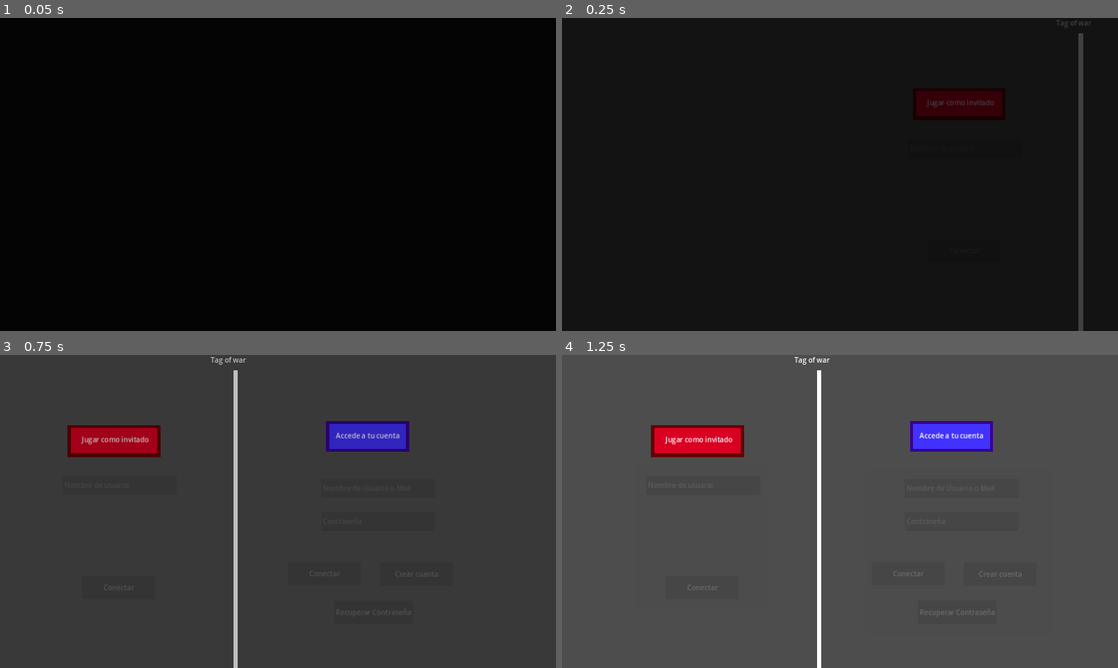
Above: before the commit, frames 1-4 (two rows, left to right).
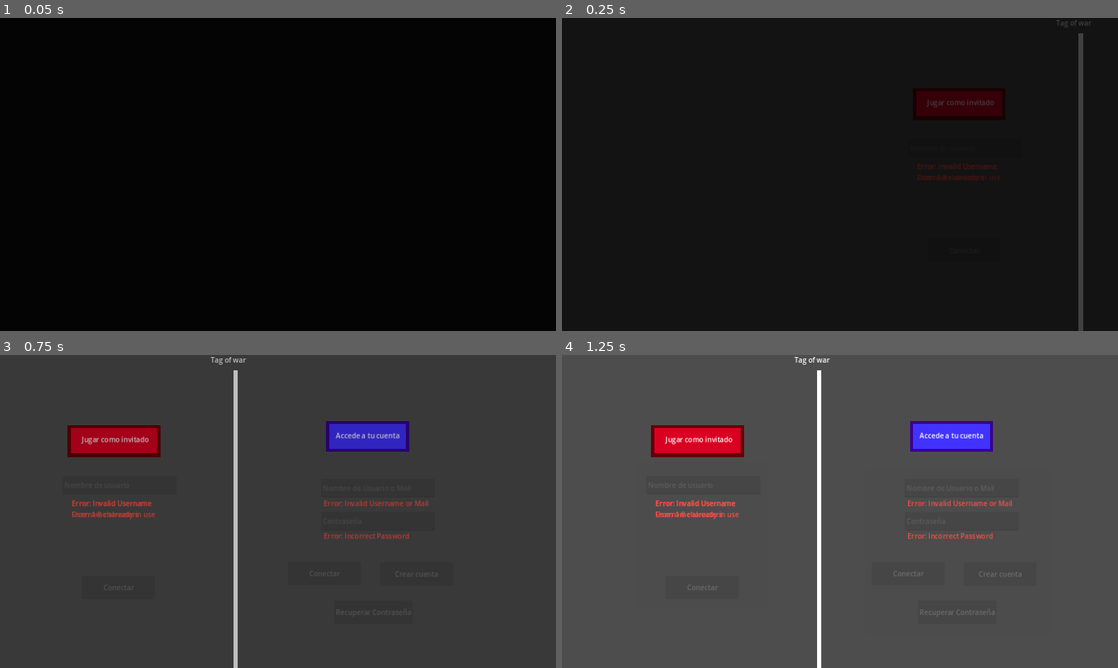
Above: after the commit, the same moments.

Repository: codemonsters/tag-of-war
Game: Godot game, scene res://main.tscn
Same seed, same stepped clock (60 frames per second), same inputs: the game is played once before the commit and once after it.
Inputs (mouse positions are in pixels of both pictures, inside the frame that each line leads up to):
- Up to frame 1 (0.05 s): no input
- Up to frame 2 (0.25 s): no input
- Up to frame 3 (0.75 s): click (111, 486) at 0.52 s; type "Alex" at 0.6 s
- Up to frame 4 (1.25 s): click (928, 489) at 0.75 s; type "Alex" at 0.83 s; click (928, 520) at 0.98 s; type "12" at 1.07 s

Frame 1 is identical in both runs. In frame 2, 0.2% of the frame differs, in the area x 64-79%, y 46-53%; in frame 3, 0.7%; in frame 4, 0.7%, in the area x 16-81%, y 46-59%.
Error after the commit: Parse Error: Identifier "on_server_message_recieved" not declared in the current scope. (res://screens/menu/identification.gd:17)

Commit message:
pequenños cambios en señales relacionadas con el server

Diff:
--- a/cliente/src/main.gd
+++ b/cliente/src/main.gd
@@ -81,7 +81,6 @@
 
 func on_connect_to_server():
 	wsc.connect_to_url(websocket_url)
-	await get_tree().create_timer(1).timeout
 
 
 func on_send_to_server(message: Variant):
--- a/cliente/src/screens/menu/create_account.gd
+++ b/cliente/src/screens/menu/create_account.gd
@@ -16,7 +16,7 @@
 	$ErrorMessageMail.visible = false
 	var pattern = r'^[a-zA-Z0-9._%+-]+@[a-zA-Z0-9.-]+\.[a-zA-Z]{2,}$'
 	var result = regex.compile(pattern)
-	get_parent().server_message_recieved.connect(on_server_message_recieved)
+	get_parent().get_parent().server_message_recieved.connect(on_server_message_recieved)
 
 
 func _on_btn_create_account_pressed() -> void:
--- a/cliente/src/screens/menu/identification.gd
+++ b/cliente/src/screens/menu/identification.gd
@@ -1,5 +1,4 @@
 extends Node2D
-
 
 var server_list = preload("res://screens/menu/sala_espera_admin.tscn")
 var create_account = preload("res://screens/menu/create_account.tscn")
@@ -14,7 +13,8 @@
 	$ErrorMessageUsed.visible = false
 	$ErrorMessageUserAccount.visible = false
 	$ErrorMessagePasswordAccount.visible = false
-	get_parent().server_message_received.connect(on_server_message_received)
+
+	get_parent().get_parent().server_message_received.connect(on_server_message_recieved)
 
 
 func _on_boton_invitado_pressed() -> void:
@@ -41,7 +41,6 @@
 		get_parent().change_window(server_list)
 
 
-
 func _on_btn_connect_account_pressed() -> void:
 	pass # Replace with function body.
 
--- a/cliente/src/screens/menu/main.gd
+++ b/cliente/src/screens/menu/main.gd
@@ -5,15 +5,14 @@
 var create_account = preload("res://screens/menu/create_account.tscn")
 var recuperar_contraseña = preload("res://screens/menu/recuperar_contraseña.tscn")
 var lista_servidores = preload("res://screens/menu/lista_servidores.tscn")
+var utilities = Utilities.new()
 
 signal screen_connect_to_server()
 signal screen_send_to_server(message: Variant)
-signal server_message_received(dict: Dictionary)
 
 # Called when the node enters the scene tree for the first time.
 func _ready() -> void:
 	change_window(identification)
-	get_parent().server_message_received.connect(on_server_message_received)
 
 
 # Called every frame. 'delta' is the elapsed time since the previous frame.
@@ -25,8 +24,10 @@
 	var s = scene.instantiate()
 	s.name = "current_screen"
 	add_child(s)
-	get_node("current_screen").connect_to_server.connect(on_connect_to_server)
-	get_node("current_screen").send_to_server.connect(on_send_to_server)
+	if utilities.object_has_signal(get_node("current_screen"),"connect_to_server"):
+		get_node("current_screen").connect_to_server.connect(on_connect_to_server)
+	if utilities.object_has_signal(get_node("current_screen"),"connect_to_server"):
+		get_node("current_screen").send_to_server.connect(on_send_to_server)
 
 func open_window(scene):
 	var n = scene.instantiate()
@@ -43,7 +44,3 @@
 
 func on_send_to_server(message: Variant):
 	screen_send_to_server.emit(message)
-
-
-func on_server_message_received(dict: Dictionary):
-	server_message_received.emit(dict)
--- a/cliente/src/screens/menu/sala_espera_admin.gd
+++ b/cliente/src/screens/menu/sala_espera_admin.gd
@@ -1,11 +1,14 @@
 extends ColorRect
 
+signal connect_to_server()
+signal send_to_server(message: Variant)
 
 # Called when the node enters the scene tree for the first time.
 func _ready() -> void:
 	$GameDataRect/NumberPlayers.text = "Numero de jugadores:\n" + str(Globales.players_number)
 	$GameDataRect/MapName.text = "Mapa:\n" + str(Globales.map_name)
 	$GameDataRect/Gamemode.text = "Modo de juego:\n" + str(Globales.gamemode)
+	get_parent().get_parent().server_message_recieved.connect(on_server_message_recieved)
 
 
 # Called every frame. 'delta' is the elapsed time since the previous frame.
@@ -15,3 +18,7 @@
 
 func _on_leave_button_pressed() -> void:
 	pass # Replace with function body.
+
+
+func on_server_message_recieved(dict: Dictionary):
+	pass
--- /dev/null
+++ b/cliente/src/utilities.gd
@@ -0,0 +1,10 @@
+class_name Utilities
+extends Node
+
+static func object_has_signal(object: Object, signal_name: String) -> bool:
+	var list = object.get_signal_list()
+
+	for signal_entry in list:
+		if signal_entry["name"] == signal_name:
+			return true
+	return false
